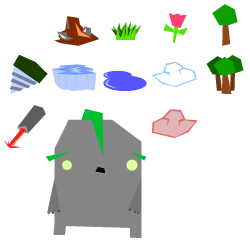
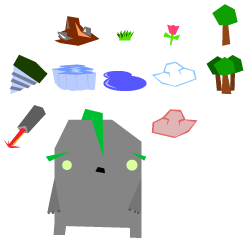
Comparing the layer stacks of the two w=250, h=250 images. Changes:
painted on "Vector Smart Object" (2nd of 12) over <box>163,13,188,46</box>
painted on "Vector Smart Object" (3rd of 12) over <box>111,22,141,41</box>
